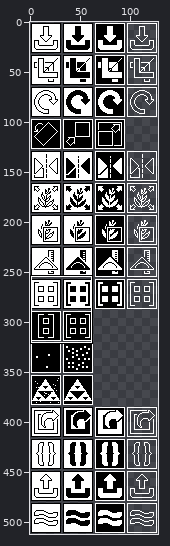
Edited in one commit: pixel-art file (assets/gui/result_buttons.aseprite). The first picture is a wide view before the edit; the outline marks the close-up.
Close-up. The starting point:
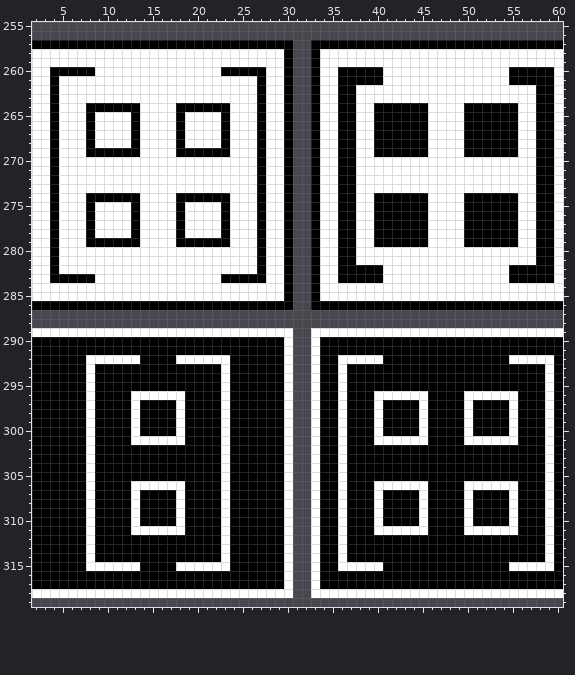
128x512 pixels, 1 frame. Shown: x 2..60, y 255..319. The commit also changed other parts of the picture, which this record leaves out.
After:
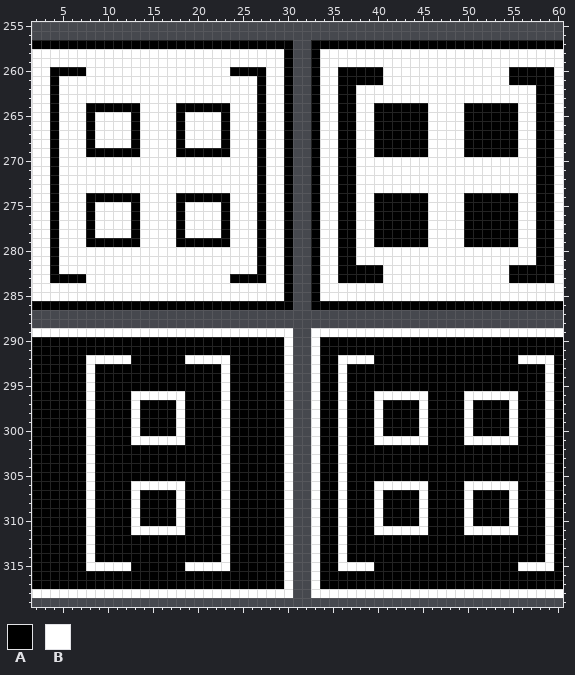
Palette (. is transparent): A #000000  B #ffffff
What changed:
Layer "pic":
y 260: x 8 A -> B; x 23 A -> B
y 283: x 8 A -> B; x 23 A -> B
y 292: x 13 B -> A; x 18 B -> A; x 40 B -> A; x 55 B -> A
y 315: x 13 B -> A; x 18 B -> A; x 40 B -> A; x 55 B -> A
